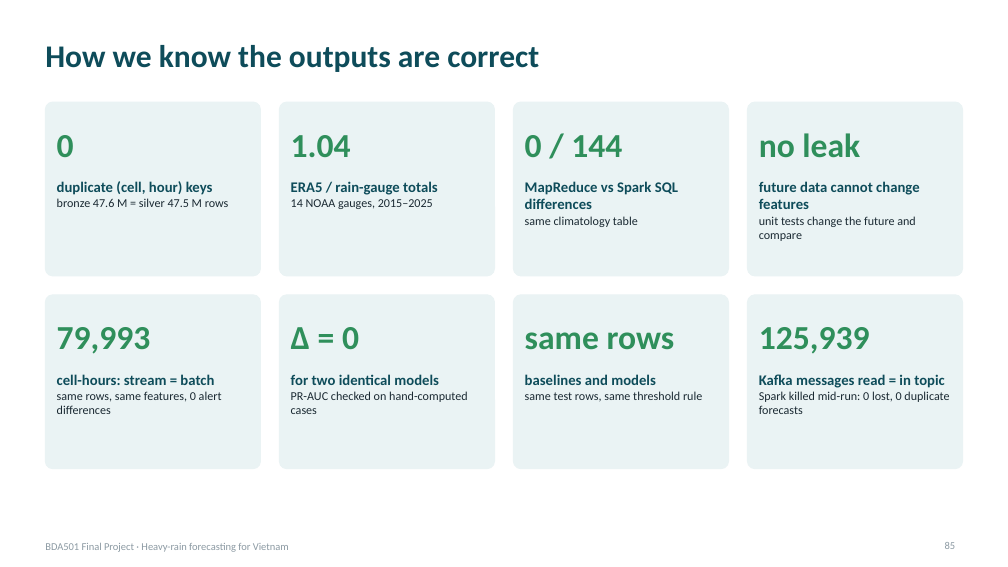
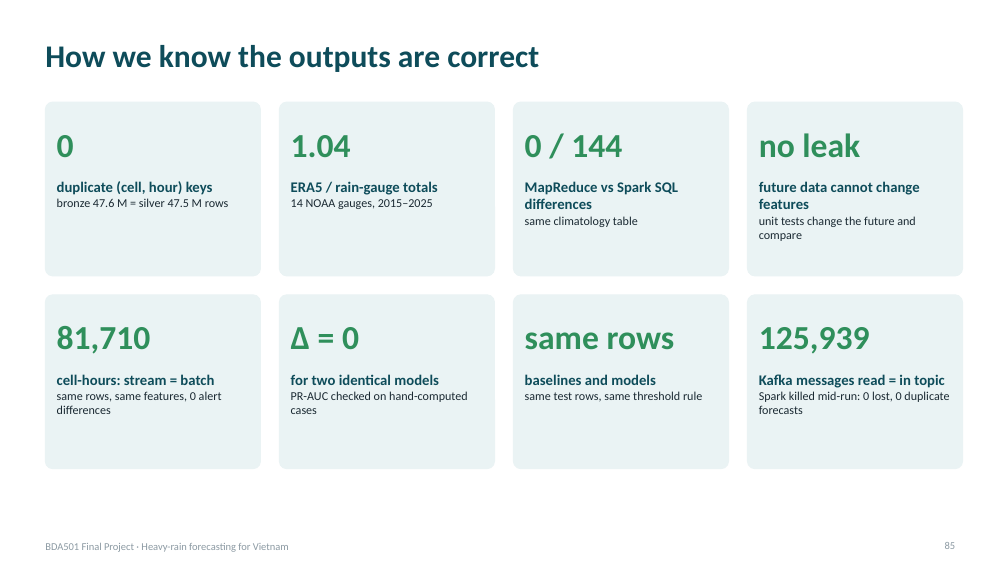
Before and after one commit to PhamLeTanThinh/BDA501_weather, a slide deck: slide 85 of deck/BDA501_Heavy_Rain_Forecast.pptx. Drawn at 1008x567 pixels with LibreOffice and Linux fonts; fonts in the diff are those of the drawing. Boxes give left, top, right and bottom in pixels: in the first picture for what was removed or moved away, otherwise in the second. Text is boxed around its words. In the diff, an @@ line names an element or a change of style, - is before the commit and + after.

```diff
--- a/deck/BDA501_Heavy_Rain_Forecast.pptx
+++ b/deck/BDA501_Heavy_Rain_Forecast.pptx
@@ text at [57, 326, 151, 354]: text changed @@
-79,993
+81,710
```
Also in this commit, not shown: 11 other slides changed, 4 slides added, 2 slides removed, 33 other files.
